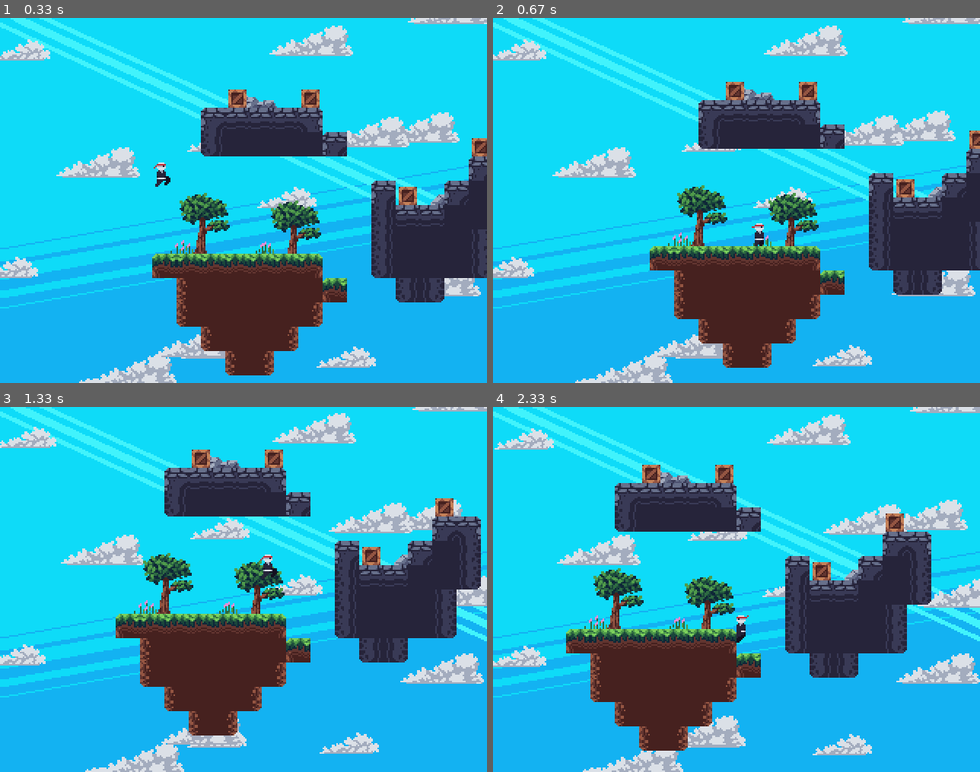
Above: before the commit, frames 1-4 (two rows, left to right).
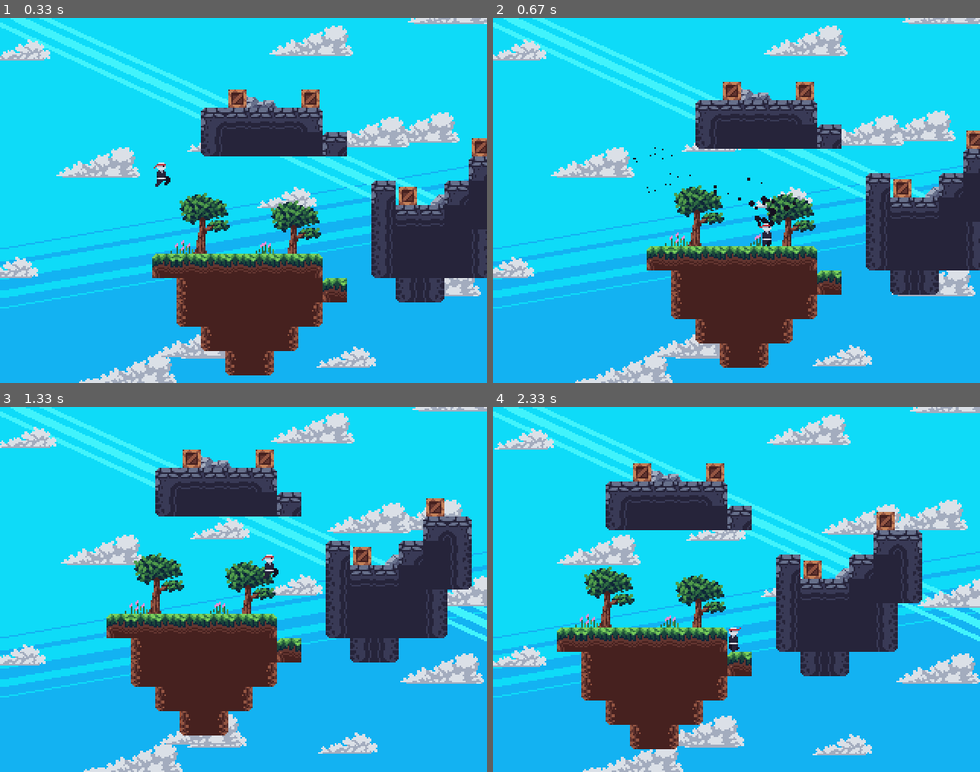
Above: after the commit, the same moments.

Repository: karylchesman/pygame-platform-game
Game: pygame game, started from game.py
Same seed, same stepped clock (60 frames per second), same inputs: the game is played once before the commit and once after it.
Inputs:
- Up to frame 1 (0.33 s): no input
- Up to frame 2 (0.67 s): tap X at 0.33 s
- Up to frame 3 (1.33 s): hold Right 0.67-1.13 s; hold Up from 1.17 s (still down)
- Up to frame 4 (2.33 s): release Up at 1.47 s; hold Right 1.5-1.97 s; hold Left from 2 s (still down)

Frame 1 is identical in both runs. In frame 2, 8.2% of the frame differs, in the area x 11-100%, y 17-96%; in frame 3, 13%; in frame 4, 13%, in the area x 13-90%, y 15-95%.

Commit message:
feat: added particles when the player is dashing

Diff:
--- a/scripts/entities.py
+++ b/scripts/entities.py
@@ -1,5 +1,9 @@
 from __future__ import annotations
+import random
 from typing import TYPE_CHECKING
+
+from scripts.particle import Particle
+import math
 
 if TYPE_CHECKING:
     from game import Game
@@ -125,20 +129,49 @@
             else:
                 self.set_action("idle")
 
+        if abs(self.dashing) > 50:
+            self.velocity[0] = abs(self.dashing) / self.dashing * 8
+            if abs(self.dashing) == 51:
+                self.velocity[0] *= 0.1
+            p_velocity = [abs(self.dashing) / self.dashing * (random.random() * 3), 0]
+            self.game.particles.append(
+                Particle(
+                    self.game,
+                    "particle",
+                    self.rect().center,
+                    velocity=p_velocity,
+                    frame=random.randint(0, 7),
+                )
+            )
+
+        if abs(self.dashing) in {60, 50}:
+            for i in range(20):
+                angle = random.random() * math.pi * 2
+                speed = random.random() * 0.5 + 0.5
+                p_velocity = [math.cos(angle) * speed, math.sin(angle) * speed]
+                self.game.particles.append(
+                    Particle(
+                        self.game,
+                        "particle",
+                        self.rect().center,
+                        velocity=p_velocity,
+                        frame=random.randint(0, 7),
+                    )
+                )
+
         if self.dashing > 0:
             self.dashing = max(0, self.dashing - 1)
         if self.dashing < 0:
             self.dashing = min(0, self.dashing + 1)
 
-        if abs(self.dashing) > 50:
-            self.velocity[0] = abs(self.dashing) / self.dashing * 8
-            if abs(self.dashing) == 51:
-                self.velocity[0] *= 0.1
-
         if self.velocity[0] > 0:
             self.velocity[0] = max(self.velocity[0] - 0.1, 0)
         if self.velocity[0] < 0:
             self.velocity[0] = min(self.velocity[0] + 0.1, 0)
+
+    def render(self, surf: pygame.Surface, offset=(0, 0)):
+        if abs(self.dashing) <= 50:
+            super().render(surf, offset=offset)
 
     def jump(self):
         if self.wall_slide:
